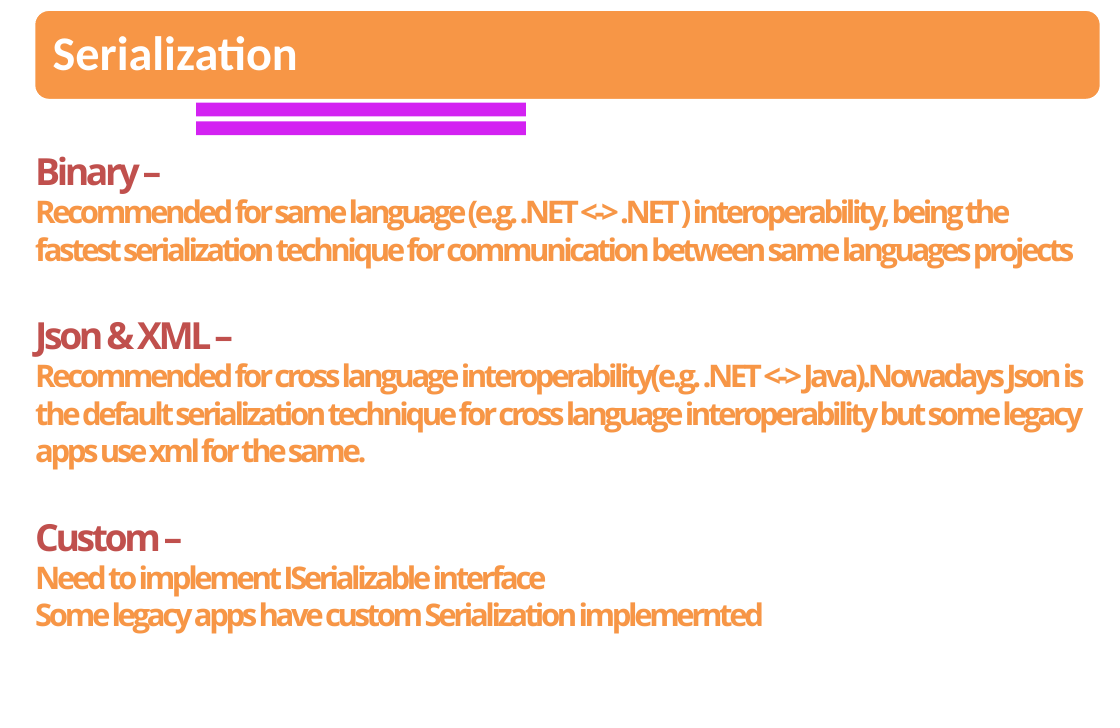
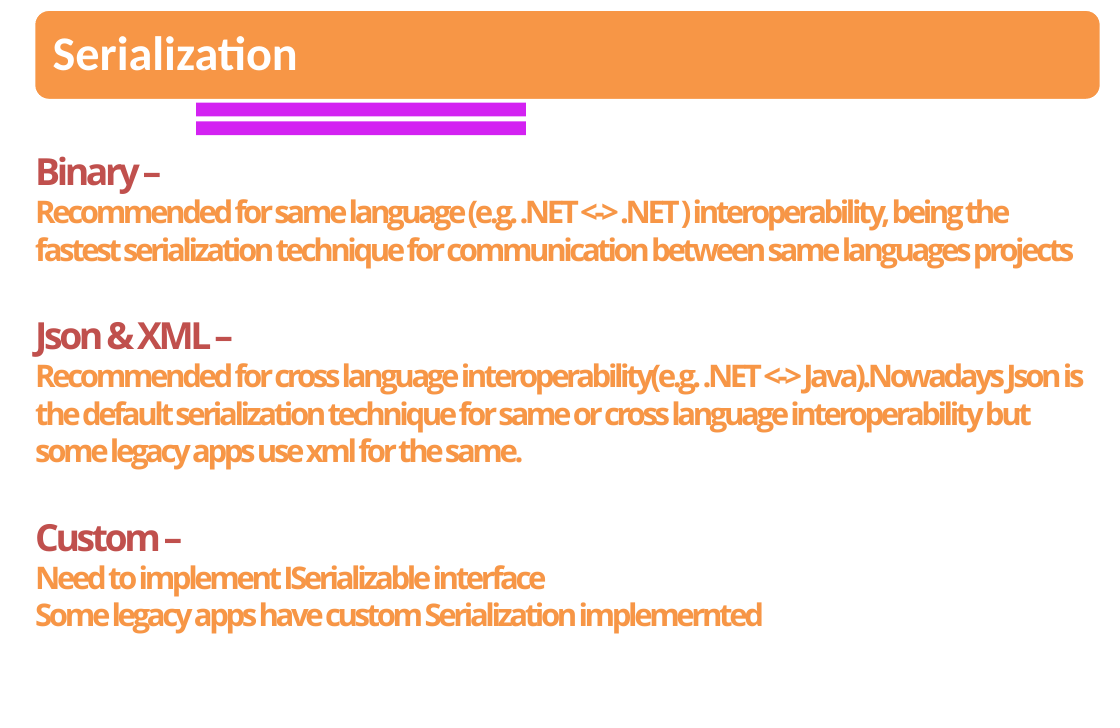
Before and after one commit to sandipray63in/Some_Self_Learning_Decks, a slide deck: slide 33 of Programming Paradigms.pptx. Drawn at 1120x728 pixels with LibreOffice and Linux fonts; fonts in the diff are those of the drawing. Boxes give left, top, right and bottom in pixels: in the first picture for what was removed or moved away, otherwise in the second. Text is boxed around its words. In the diff, an @@ line names an element or a change of style, - is before the commit and + after.

```diff
--- a/Programming Paradigms.pptx
+++ b/Programming Paradigms.pptx
@@ text at (x1=35, y1=363, x2=1085, y2=470): text changed @@
-Recommended for cross language interoperability(e.g. .NET <-> Java).Nowadays Json is the default serialization technique for cross language interoperability but some legacy apps use xml for the same.
+Recommended for cross language interoperability(e.g. .NET <-> Java).Nowadays Json is the default serialization technique for same or cross language interoperability but some legacy apps use xml for the same.
```
Also in this commit, not shown: 4 other slides changed.
